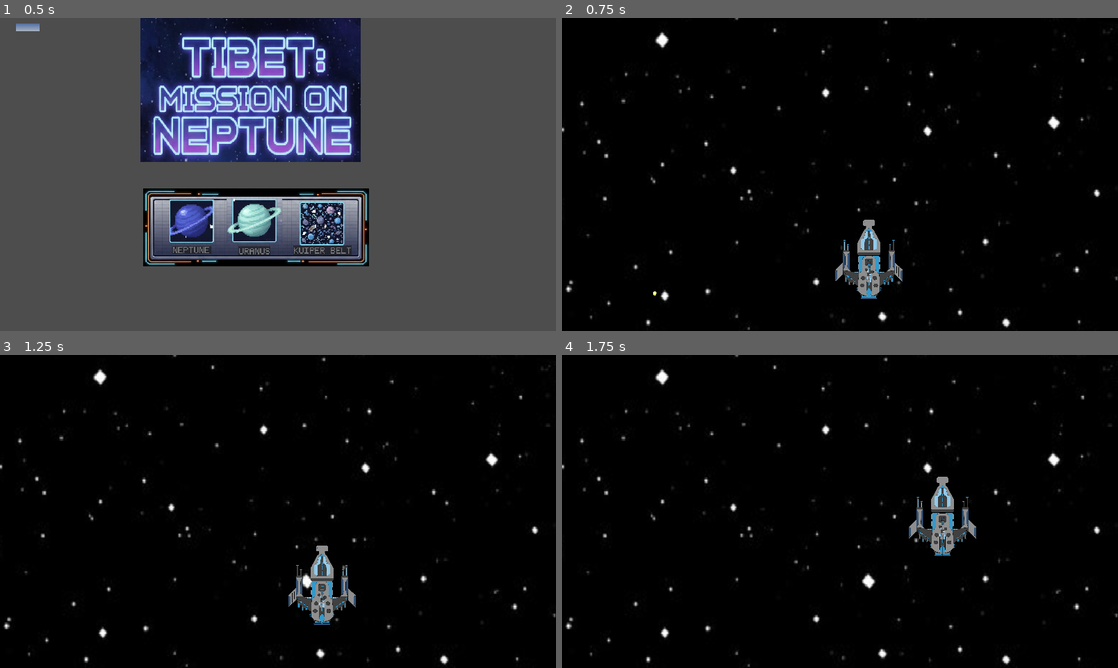
Above: before the commit, frames 1-4 (two rows, left to right).
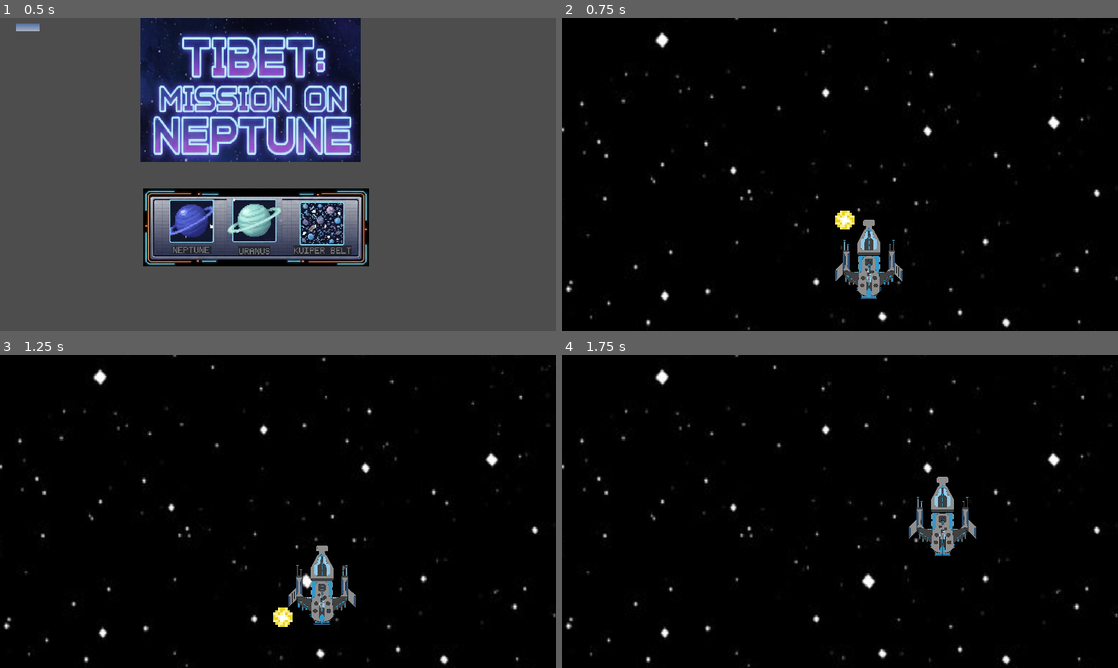
Above: after the commit, the same moments.

Repository: jaroooodaa-del/TIBET-MISSION-NEPTUNE
Game: Godot game, scene res://control.tscn
Same seed, same stepped clock (60 frames per second), same inputs: the game is played once before the commit and once after it. A sky picture missing from this copy of the repository is replaced by a grey-blue gradient.
Inputs (mouse positions are in pixels of both pictures, inside the frame that each line leads up to):
- Up to frame 1 (0.5 s): no input
- Up to frame 2 (0.75 s): click (884, 249) at 0.5 s
- Up to frame 3 (1.25 s): no input
- Up to frame 4 (1.75 s): move the mouse to (962, 495) at 1.27 s; hold D from 1.28 s (still down); tap Space at 1.52 s

Frame 1 is identical in both runs. In frame 2, 0.2% of the frame differs, in the area x 16-53%, y 61-89%; in frame 3, 0.2%; in frame 4, nothing differs.

Commit message:
updates on powerup

Diff:
--- a/space-game/Patrick/PlayerShip.tscn
+++ b/space-game/Patrick/PlayerShip.tscn
@@ -10,6 +10,7 @@
 
 [node name="CharacterBody2D" type="CharacterBody2D"]
 position = Vector2(569, 544)
+collision_layer = 2
 script = ExtResource("1_0o0g7")
 
 [node name="Large2" type="Sprite2D" parent="."]
--- a/space-game/Patrick/fire_rate_power_up.tscn
+++ b/space-game/Patrick/fire_rate_power_up.tscn
@@ -1,9 +1,14 @@
-[gd_scene load_steps=3 format=3 uid="uid://c3x3hdsa3tpwr"]
+[gd_scene load_steps=4 format=3 uid="uid://c3x3hdsa3tpwr"]
 
 [ext_resource type="Script" path="res://Patrick/power_up.gd" id="1_dxoux"]
 [ext_resource type="Texture2D" uid="uid://dqvjb5qq4f6ld" path="res://Patrick/SpaceShooterAssetPack_Projectiles.png" id="1_wweha"]
 
+[sub_resource type="CircleShape2D" id="CircleShape2D_0f1y8"]
+radius = 4.67856
+
 [node name="Area2D" type="Area2D"]
+scale = Vector2(3, 3)
+collision_layer = 2
 script = ExtResource("1_dxoux")
 
 [node name="SpaceShooterAssetPackProjectiles" type="Sprite2D" parent="."]
@@ -11,4 +16,7 @@
 region_enabled = true
 region_rect = Rect2(15.5701, 7.66376, 8.92981, 9.22259)
 
+[node name="CollisionShape2D" type="CollisionShape2D" parent="SpaceShooterAssetPackProjectiles"]
+shape = SubResource("CircleShape2D_0f1y8")
+
 [connection signal="body_entered" from="." to="." method="_on_body_entered"]
--- a/space-game/Patrick/level_3.tscn
+++ b/space-game/Patrick/level_3.tscn
@@ -21,4 +21,5 @@
 powerup_scene = ExtResource("4_ao32a")
 
 [node name="Area2D" parent="." instance=ExtResource("4_ao32a")]
-position = Vector2(192, 537)
+position = Vector2(586, 378)
+scale = Vector2(5, 5)
--- a/space-game/Patrick/player_ship.gd
+++ b/space-game/Patrick/player_ship.gd
@@ -58,5 +58,11 @@
 
 func die():
 	print("Player Destroyed!")
-	# Restarts the current level
 	get_tree().reload_current_scene()
+
+func faster_fire_rate():
+	print("Power-up received! Shooting faster now.")
+	if has_node("ShootTimer"):
+		var timer = get_node("ShootTimer")
+		timer.wait_time = 0.1
+		timer.start()
--- a/space-game/Patrick/power_up.gd
+++ b/space-game/Patrick/power_up.gd
@@ -1,17 +1,16 @@
 extends Area2D
 
-@export var speed: float = 200.0
+@export var speed: float = 250.0
 
 func _process(delta):
-	# This line makes it fall down into view!
 	position.y += speed * delta
-
-	# Deletes it if it goes past the bottom so your game stays fast
 	if position.y > 1100:
 		queue_free()
 
+# This function is triggered by the Signal
 func _on_body_entered(body):
-	# Checks if the player touched it
+	# Check if the thing we hit is the Player
 	if body.has_method("upgrade_fire_rate"):
-		body.upgrade_fire_rate()
-		queue_free() # Remove from screen after collection
+		body.upgrade_fire_rate() # Call the function on the player
+		print("COLLECTED: Power-up disappeared!")
+		queue_free() # Remove the power-up from the game
